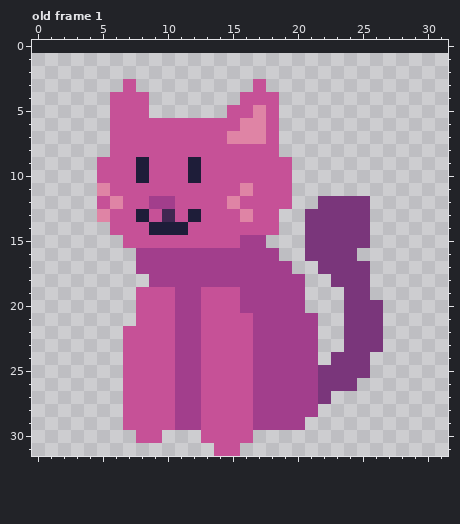
Pixel-art file: Frontend/TrackerApp/asset_AARI/Aseprite/CATS_PinkCat_Pixel.aseprite. Above is the file before it was changed.
256x256 pixels, 1 frame. Shown: old frame 1. The old version is drawn lined up with the new one, on the new canvas. The commit also changed other frames, which this record leaves out.
Now the later version:
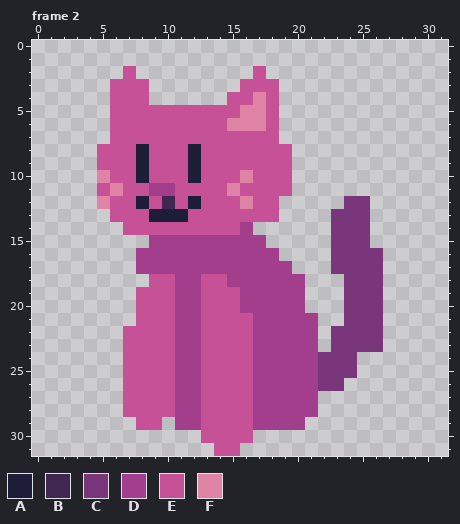
Palette (. is transparent): A #1e1d39  B #402751  C #7a367b  D #a23e8c  E #c65197  F #df84a5
A new or re-ordered frame is compared with the old frame closest to it.
Change:
{"change": "canvas 256x256 -> 32x32, the old top-left corner now at 0,1 (the part of the old canvas that was cut away was empty and is not shown)"}
{"change": "frames 1 -> 4"}
{"where": "frame 2 is new; against old frame 1"}
{"frame":2,"y":2,"x":7,"old":".","new":"E"}
{"frame":2,"y":2,"x":17,"old":".","new":"E"}
{"frame":2,"y":3,"x":6,"old":".","new":"E"}
{"frame":2,"y":3,"x":8,"old":".","new":"E"}
{"frame":2,"y":3,"x":16,"old":".","new":"E"}
{"frame":2,"y":3,"x":18,"old":".","new":"E"}
{"frame":2,"y":4,"x":15,"old":".","new":"E"}
{"frame":2,"y":4,"x":17,"old":"E","new":"F"}
{"frame":2,"y":5,"x":9,"old":"......","new":"EEEEEE"}
{"frame":2,"y":5,"x":16,"old":"E","new":"F"}
{"frame":2,"y":6,"x":15,"old":"E","new":"F"}
{"frame":2,"y":7,"x":15,"old":"FFF","new":"EEE"}
{"frame":2,"y":8,"x":5,"old":".","new":"E"}
{"frame":2,"y":8,"x":8,"old":"E","new":"A"}
{"frame":2,"y":8,"x":12,"old":"E","new":"A"}
{"frame":2,"y":8,"x":19,"old":".","new":"E"}
{"frame":2,"y":10,"x":5,"old":"E","new":"F"}
{"frame":2,"y":10,"x":16,"old":"E","new":"F"}
{"frame":2,"y":11,"x":5,"old":"FE","new":"EF"}
{"frame":2,"y":11,"x":9,"old":"EE","new":"DD"}
{"frame":2,"y":11,"x":15,"old":"EF","new":"FE"}
{"frame":2,"y":12,"x":5,"old":"EF","new":"FE"}
{"frame":2,"y":12,"x":8,"old":"EDD","new":"AEB"}
{"frame":2,"y":12,"x":12,"old":"E","new":"A"}
{"frame":2,"y":12,"x":15,"old":"FE","new":"EF"}
{"frame":2,"y":12,"x":19,"old":"E","new":"."}
{"frame":2,"y":12,"x":22,"old":"CC","new":".."}
{"frame":2,"y":13,"x":5,"old":"F","new":"."}
{"frame":2,"y":13,"x":8,"old":"AEBEA","new":"EAAAE"}
{"frame":2,"y":13,"x":16,"old":"F","new":"E"}
{"frame":2,"y":13,"x":21,"old":"CC","new":".."}
{"frame":2,"y":14,"x":6,"old":"E","new":"."}
{"frame":2,"y":14,"x":9,"old":"AAA","new":"EEE"}
{"frame":2,"y":14,"x":16,"old":"EEE","new":"D.."}
{"frame":2,"y":14,"x":21,"old":"CC","new":".."}
{"frame":2,"y":15,"x":7,"old":"EEEEEEEEE","new":"..DDDDDDD"}
{"frame":2,"y":15,"x":21,"old":"CC","new":".."}
{"frame":2,"y":16,"x":21,"old":"CC","new":".."}
{"frame":2,"y":16,"x":25,"old":"..","new":"CC"}
{"frame":2,"y":17,"x":22,"old":"C","new":"."}
{"frame":2,"y":17,"x":26,"old":".","new":"C"}
{"frame":2,"y":18,"x":9,"old":"DD","new":"EE"}
{"frame":2,"y":18,"x":13,"old":"DD","new":"EE"}
{"frame":2,"y":18,"x":23,"old":"C","new":"."}
{"frame":2,"y":18,"x":26,"old":".","new":"C"}
{"frame":2,"y":19,"x":26,"old":".","new":"C"}
{"frame":2,"y":22,"x":23,"old":".","new":"C"}
{"frame":2,"y":23,"x":23,"old":".","new":"C"}
{"frame":2,"y":24,"x":22,"old":".","new":"C"}
{"frame":2,"y":24,"x":25,"old":"C","new":"."}
{"frame":2,"y":25,"x":25,"old":"C","new":"."}
{"frame":2,"y":26,"x":24,"old":"C","new":"."}
{"frame":2,"y":27,"x":22,"old":"C","new":"."}
{"frame":2,"y":29,"x":7,"old":"E","new":"."}
{"frame":2,"y":29,"x":10,"old":"E","new":"."}
{"frame":2,"y":30,"x":8,"old":"EE","new":".."}
{"label":"changed","picture_box":[97,66,383,404]}
{"label":"erased","picture_box":[123,417,175,443]}
